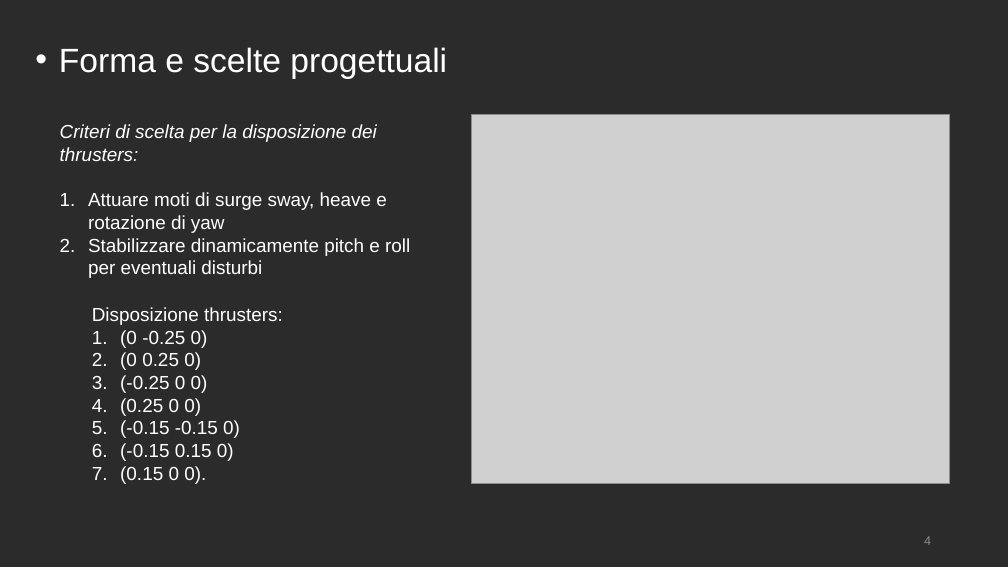
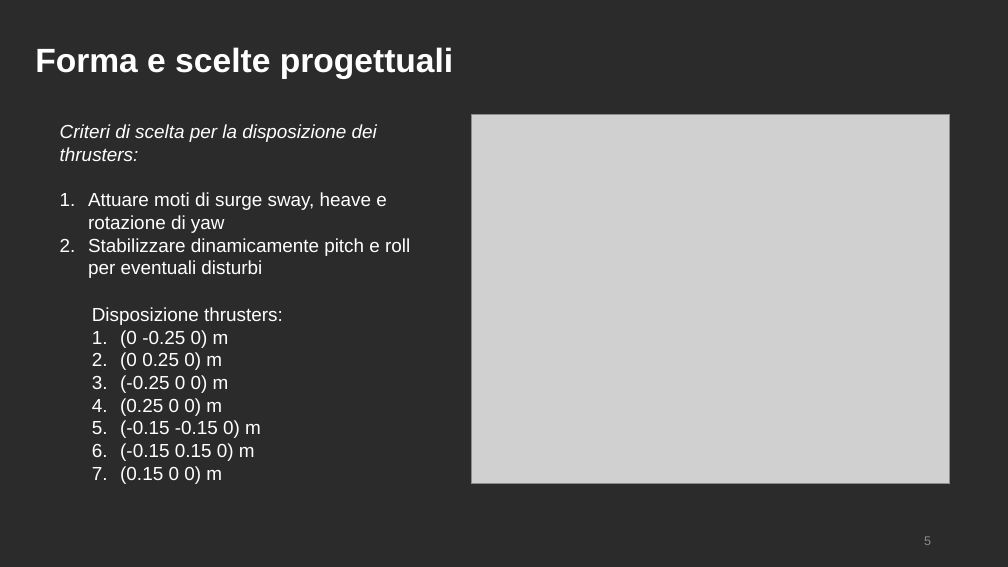
Before and after one commit to polifab/Subacquei_modello, a slide deck: slide 5 of presentazione.pptx (slide 4 before the commit). Drawn at 1008x567 pixels with LibreOffice and Linux fonts; fonts in the diff are those of the drawing; grey boxes stand for pictures; background and template pictures are left out; a plain dark background stands for a picture behind light text. Boxes give left, top, right and bottom in pixels: in the first picture for what was removed or moved away, otherwise in the second. Text is boxed around its words. In the diff, an @@ line names an element or a change of style, - is before the commit and + after.

```diff
--- a/presentazione.pptx
+++ b/presentazione.pptx
@@ text "Forma e scelte progettuali" at [35,47,454,79]: bold on; bullet • to none @@
@@ text at [120,330,261,484]: text changed @@
-1. (0 -0.25 0)
-2. (0 0.25 0)
-3. (-0.25 0 0)
-4. (0.25 0 0)
-5. (-0.15 -0.15 0)
-6. (-0.15 0.15 0)
-7. (0.15 0 0).
+1. (0 -0.25 0) m
+2. (0 0.25 0) m
+3. (-0.25 0 0) m
+4. (0.25 0 0) m
+5. (-0.15 -0.15 0) m
+6. (-0.15 0.15 0) m
+7. (0.15 0 0) m
@@ page number at [924,536,931,545]: text changed @@
-4
+5
```
Also in this commit, not shown: 13 other slides changed, 6 slides added.
